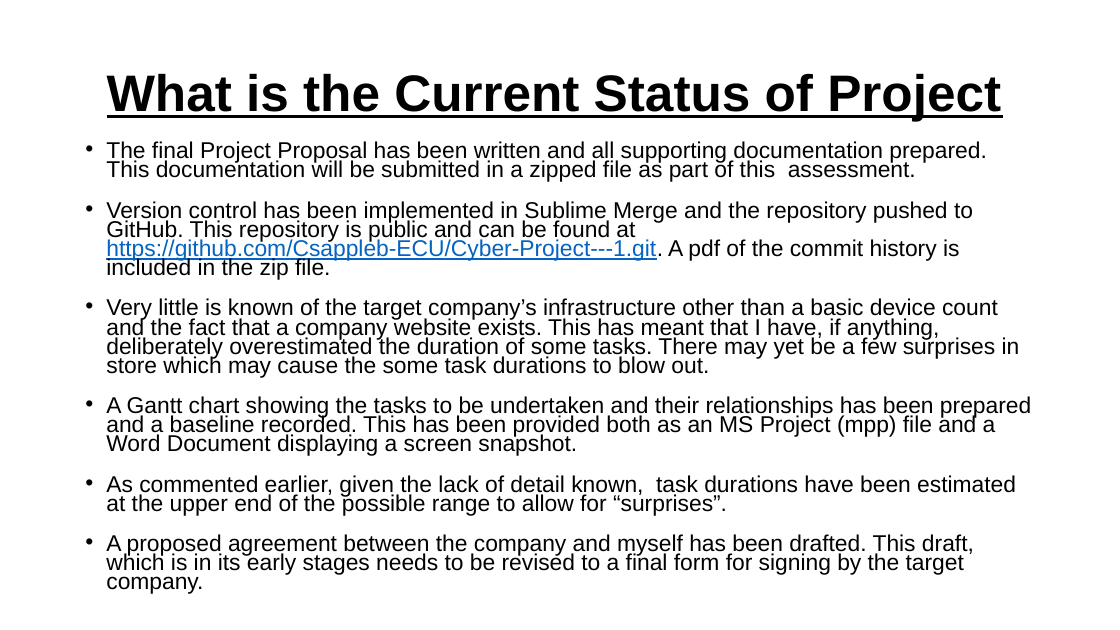
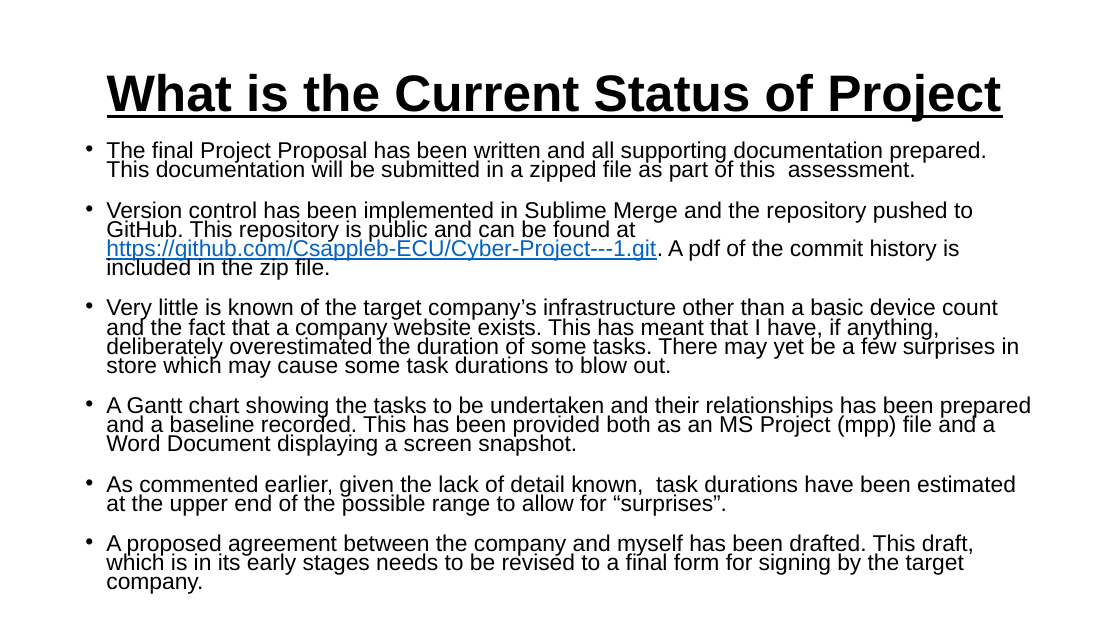
Before and after one commit to Csappleb-ECU/Cyber-Project---1, a slide deck: slide 2 of Presentation Assessment 3.pptx. Drawn at 1120x630 pixels with LibreOffice and Linux fonts; fonts in the diff are those of the drawing. Boxes give left, top, right and bottom in pixels: in the first picture for what was removed or moved away, otherwise in the second. Text is boxed around its words. In the diff, an @@ line names an element or a change of style, - is before the commit and + after.

Commit message:
Minor textual changes to presentation

```diff
--- a/Presentation Assessment 3.pptx
+++ b/Presentation Assessment 3.pptx
@@ text at (106,298,1020,378): text changed @@
-• Very little is known of the target company’s infrastructure other than a basic device count and the fact that a company website exists. This has meant that I have, if anything, deliberately overestimated the duration of some tasks. There may yet be a few surprises in store which may cause the some task durations to blow out.
+• Very little is known of the target company’s infrastructure other than a basic device count and the fact that a company website exists. This has meant that I have, if anything, deliberately overestimated the duration of some tasks. There may yet be a few surprises in store which may cause some task durations to blow out.
```
